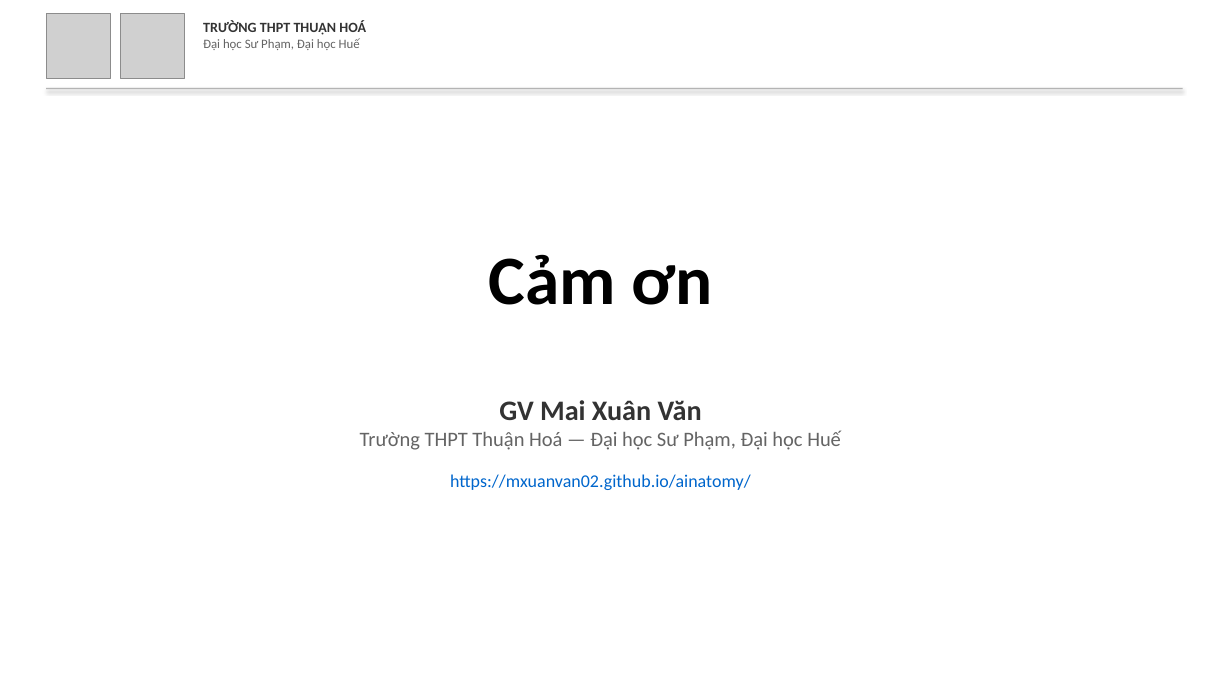
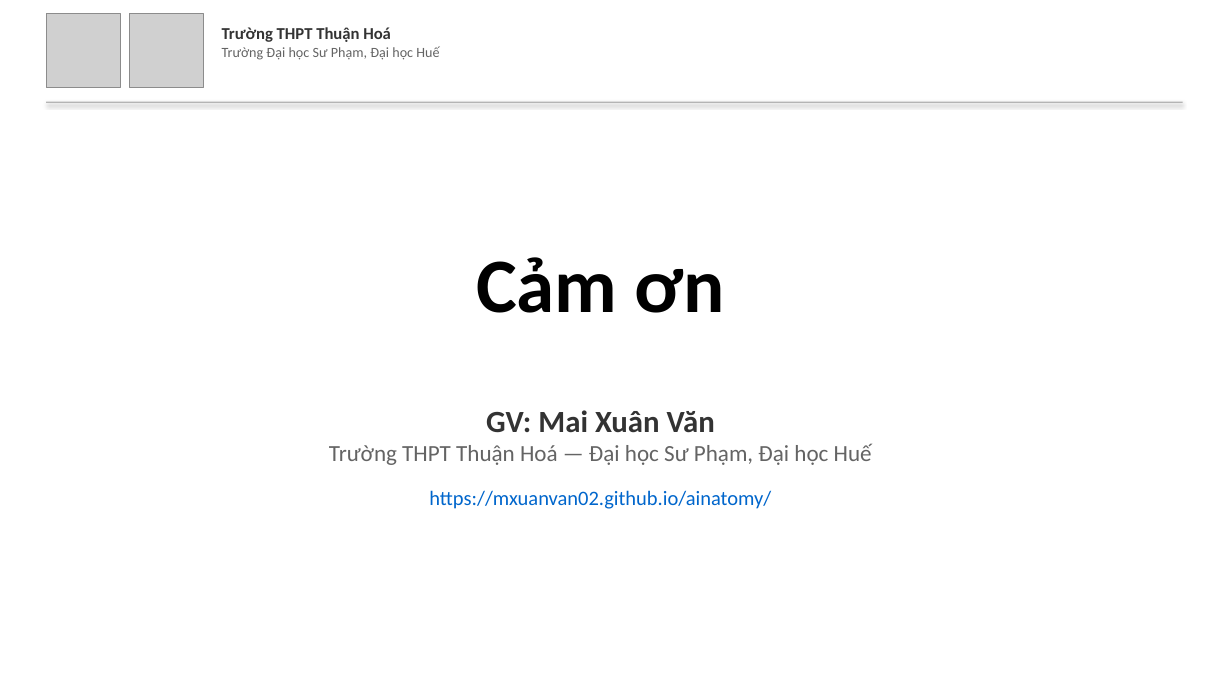
Before and after one commit to mxuanvan02/ainatomy, a slide deck: slide 14 of template_thuanhoa.pptx (slide 13 before the commit). Drawn at 1232x693 pixels with LibreOffice and Linux fonts; fonts in the diff are those of the drawing; grey boxes stand for pictures. Boxes give left, top, right and bottom in pixels: in the first picture for what was removed or moved away, otherwise in the second. Text is boxed around its words. In the diff, an @@ line names an element or a change of style, - is before the commit and + after.

Commit message:
Cập nhật slide: logo xóa nền, header chuẩn, thêm mục lục, tăng cỡ chữ
- Logo THPT Thuận Hoá xóa nền (PNG transparent)
- Header: 'Trường THPT Thuận Hoá' + 'Trường Đại học Sư Phạm, Đại học Huế' (2 dòng)
- Bỏ 'Thuyết minh ý tưởng', tăng cỡ chữ tiêu đề và nội dung
- 'GV' thay vì 'GV hướng dẫn'
- Thêm slide mục lục
- Hạn chế chi tiết code, tập trung ý tưởng sư phạm

```diff
--- a/template_thuanhoa.pptx
+++ b/template_thuanhoa.pptx
@@ picture: place and size @@
-picture at [46,14,111,79]
+picture at [46,14,120,88]
@@ picture: place and size @@
-picture at [120,14,185,79]
+picture at [129,14,203,88]
@@ text at [222,27,439,60]: text changed; size 10 to 11 pt @@
-TRƯỜNG THPT THUẬN HOÁ
-Đại học Sư Phạm, Đại học Huế
+Trường THPT Thuận Hoá
+Trường Đại học Sư Phạm, Đại học Huế
@@ rectangle: place and size @@
-rectangle at [46,88,1183,89]
+rectangle at [46,102,1183,103]
@@ text "Cảm ơn" at [476,257,725,313]: size 54 to 60 pt @@
@@ text "GV: Mai Xuân Văn": place and size @@
-text "GV: Mai Xuân Văn" at [360,400,841,490]
+text "GV: Mai Xuân Văn" at [329,410,872,509]
@@ text at [486,410,715,433]: text changed; size 22 to 24 pt @@
-GV Mai Xuân Văn
+GV: Mai Xuân Văn
@@ text at [329,443,872,509]: size 16 to 18 pt in "Trường THPT Thuận Hoá — Đại học ..."; size 14 to 16 pt in "https://mxuanvan02.github.io/ainatomy/" @@
```
Also in this commit, not shown: 12 other slides changed, 1 slide added, 2 other files.
